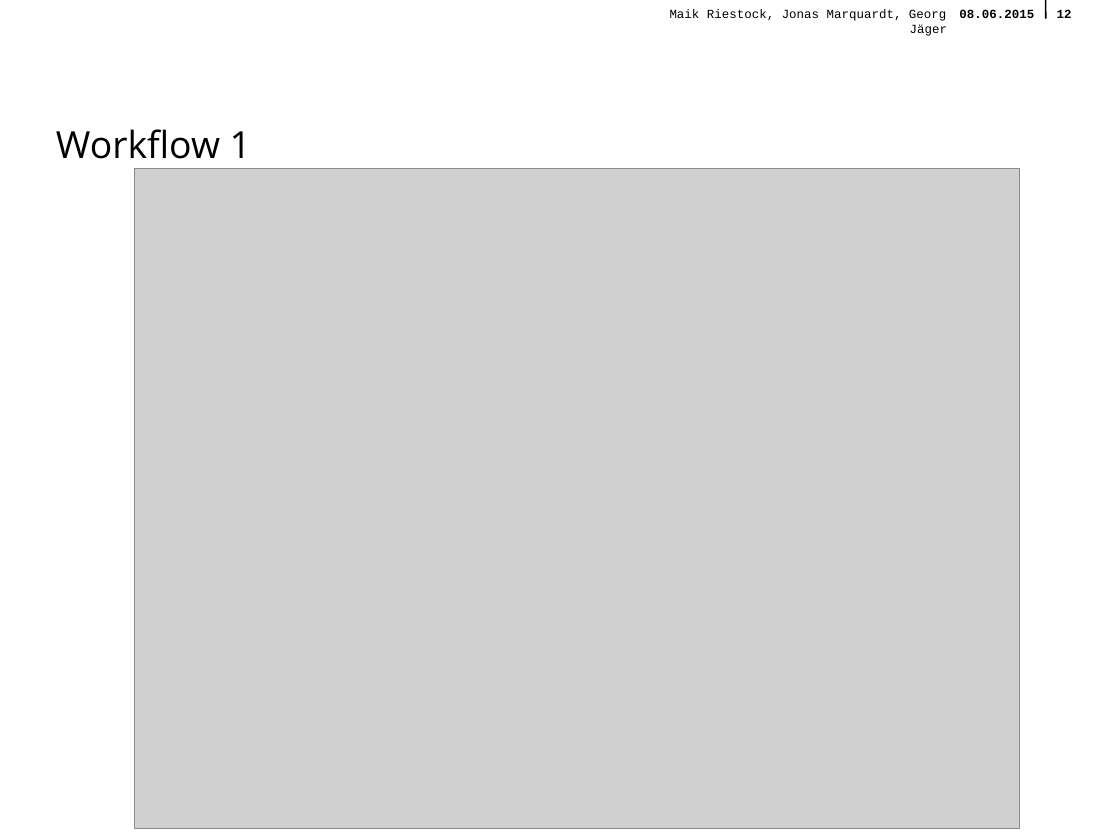
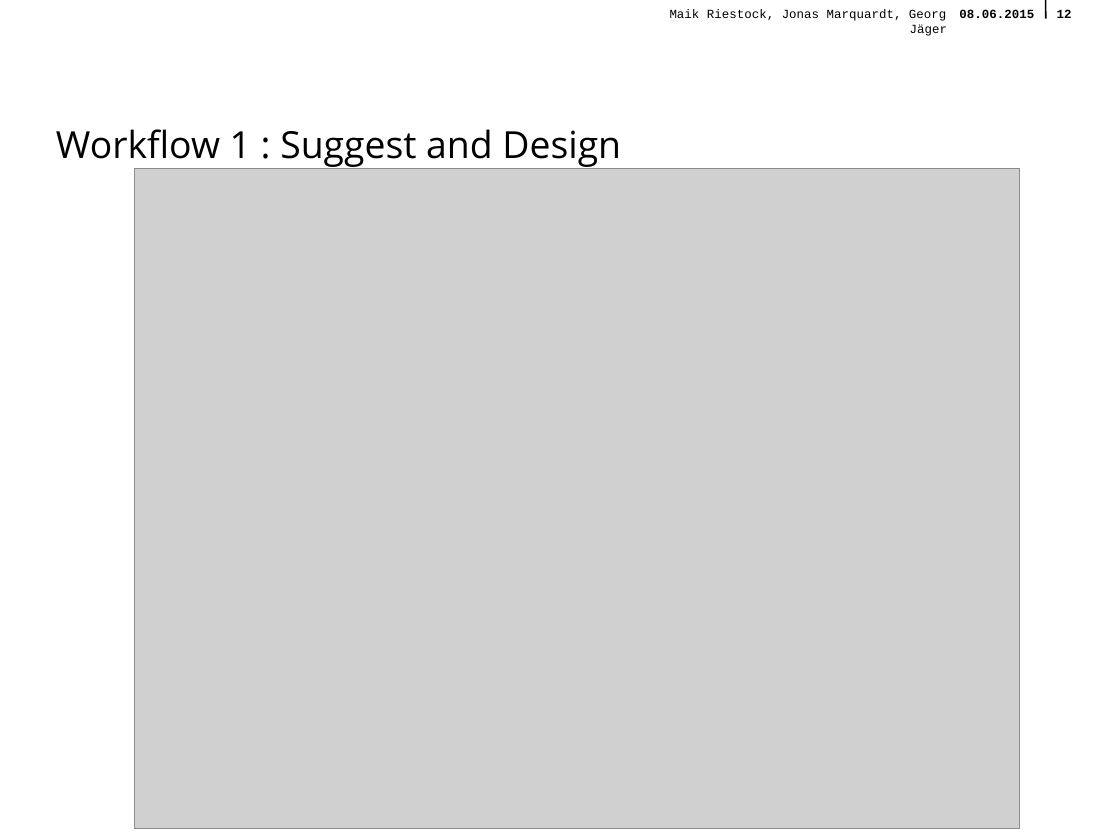
Before and after one commit to querquer/faultframework, a slide deck: slide 12 of Presentation/FinalePraesentationFramework.odp. Drawn at 1120x840 pixels with LibreOffice and Linux fonts; fonts in the diff are those of the drawing; grey boxes stand for pictures; background and template pictures are left out. Boxes give left, top, right and bottom in pixels: in the first picture for what was removed or moved away, otherwise in the second. Text is boxed around its words. In the diff, an @@ line names an element or a change of style, - is before the commit and + after.

```diff
--- a/Presentation/FinalePraesentationFramework.odp
+++ b/Presentation/FinalePraesentationFramework.odp
@@ text at (x1=56, y1=129, x2=621, y2=169): text changed @@
-Workflow 1
+Workflow 1 : Suggest and Design
```
Also in this commit, not shown: 11 other slides changed.
